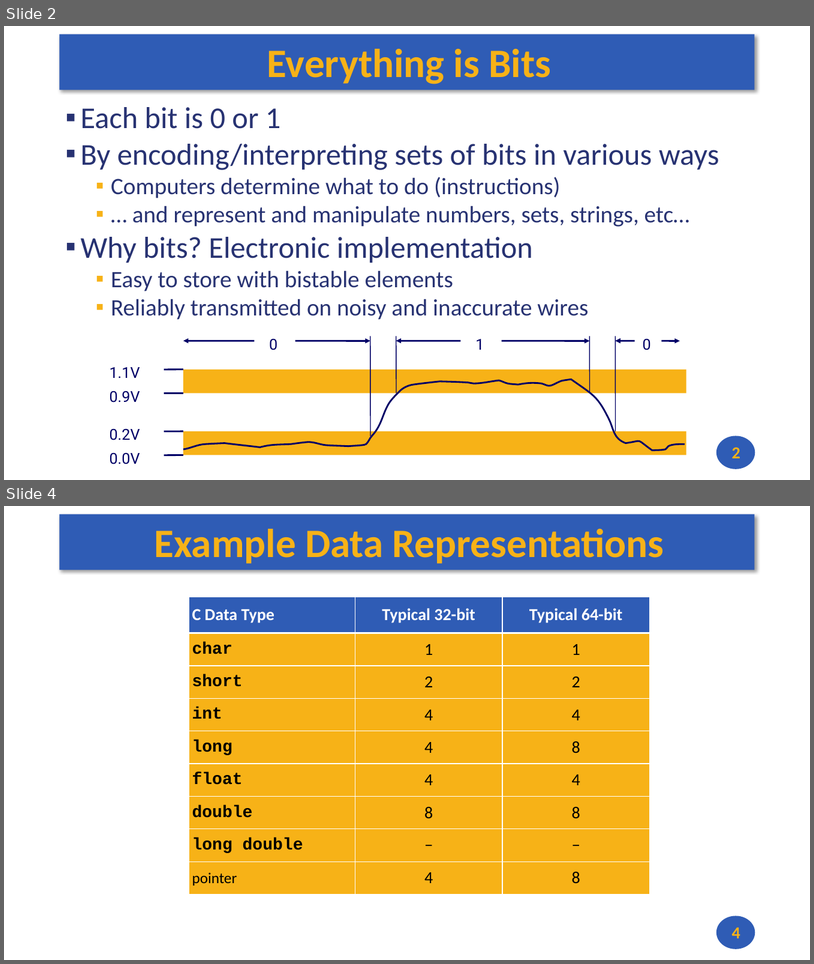
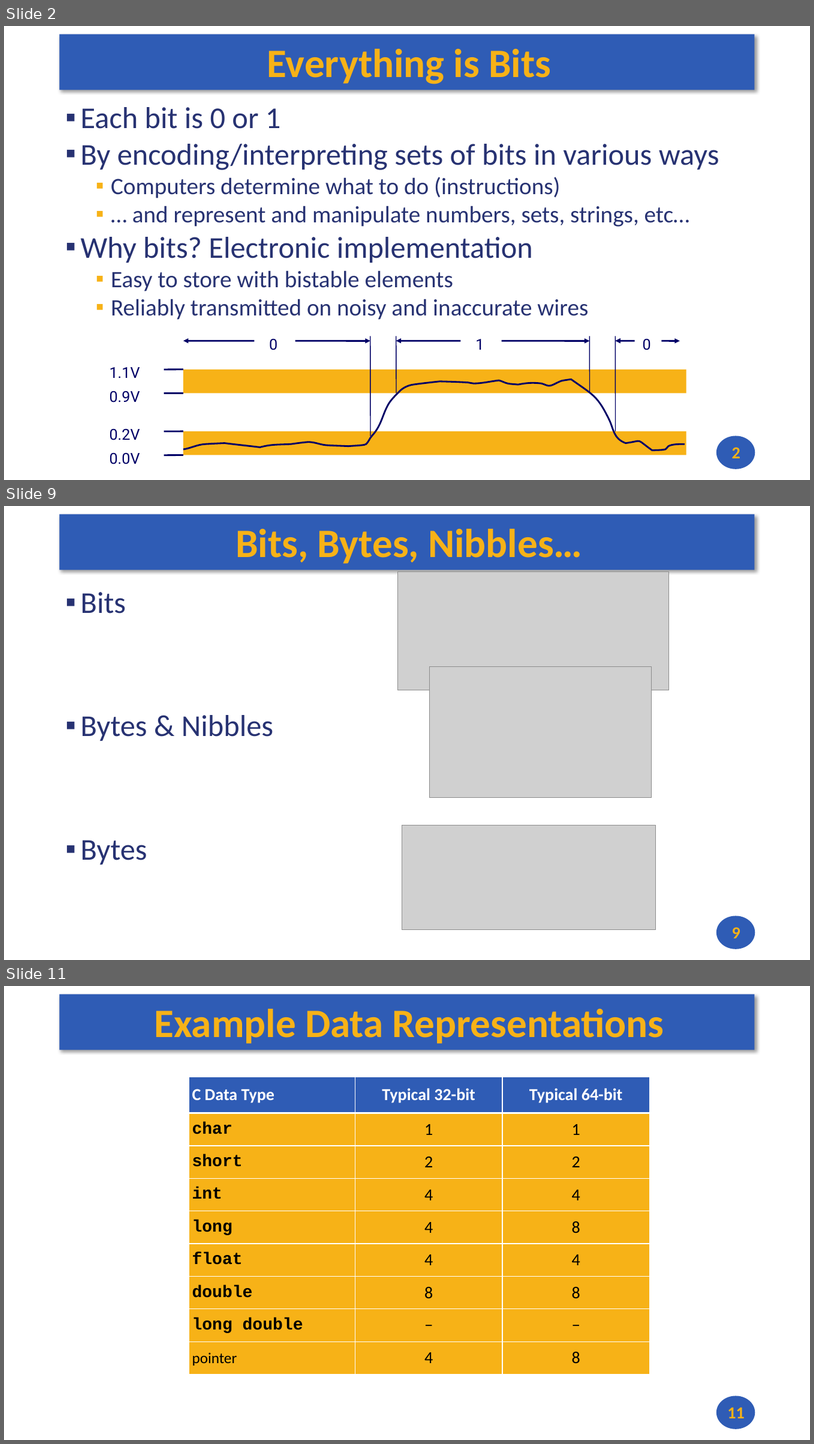
Before and after one commit to andrewt0301/hse-acos-course, a slide deck: docs/part1ca/02_DataTypes/CA_Lecture_02.pptx. Shown one above the other, each under a label of ours: slides 2 and 4 before the commit, slides 2, 9 and 11 after it; the slides between them are not shown. The pictures are 814x964 and 814x1444 pixels, drawn with LibreOffice and Linux fonts; fonts in the diff are those of the drawing; grey boxes stand for pictures. Boxes give left, top, right and bottom in pixels: in the first picture for what was removed or moved away, otherwise in the second. Text is boxed around its words. In the diff, an @@ line names an element or a change of style, - is before the commit and + after.

```diff
--- a/docs/part1ca/02_DataTypes/CA_Lecture_02.pptx
+++ b/docs/part1ca/02_DataTypes/CA_Lecture_02.pptx
@@ slide 9 added at (4,506,810,960), background #FFFFFF; not listed: 2 template elements that a slide beside it also shows @@
@@ title added at (236,529,582,564), 48 pt, text #F7B217, bold @@
+Bits, Bytes, Nibbles…
@@ picture added at (398,571,669,690) @@
@@ text added at (81,592,273,864), 36 pt, text #273272 @@
+▪ Bits
+▪ Bytes & Nibbles
+▪ Bytes
@@ picture added at (430,666,652,798) @@
@@ picture added at (402,825,656,930) @@
@@ page number added at (732,927,741,938), 20 pt, text #F7B217, bold @@
+9
@@ what was slide 4 is now slide 11 @@
@@ page number at (728,1407,744,1418): text changed @@
-4
+11
```
Also in this commit, not shown: 1 slide changed, 6 other slides added, 2 other files.
